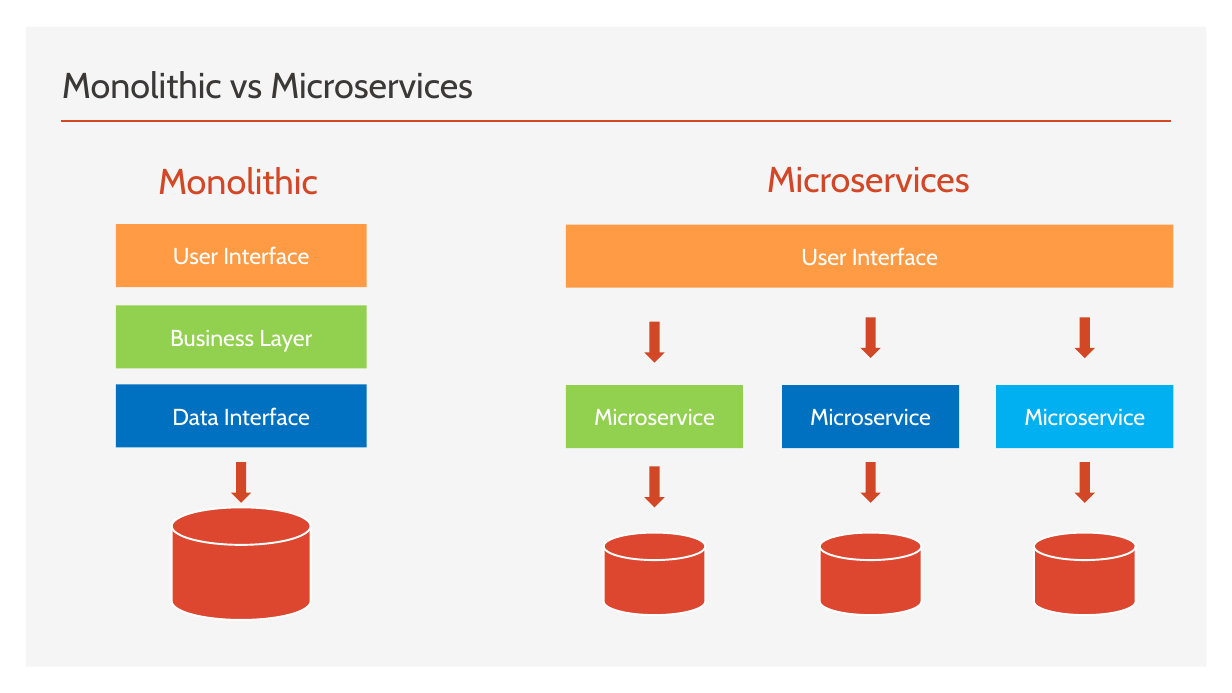
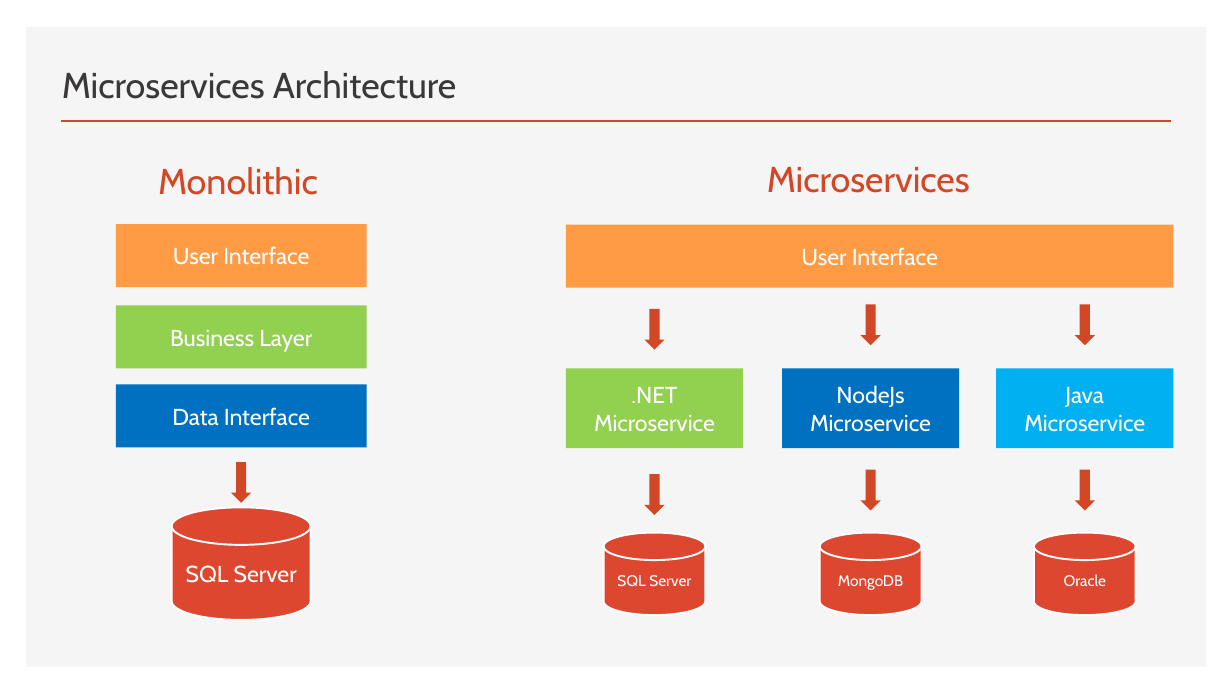
Before and after one commit to brianperera/EasyMaintain, a slide deck: slide 6 of Documents/MicroServices.pptx. Drawn at 1232x693 pixels with LibreOffice and Linux fonts; fonts in the diff are those of the drawing. Boxes give left, top, right and bottom in pixels: in the first picture for what was removed or moved away, otherwise in the second. Text is boxed around its words. In the diff, an @@ line names an element or a change of style, - is before the commit and + after.

```diff
--- a/Documents/MicroServices.pptx
+++ b/Documents/MicroServices.pptx
@@ title at box(62, 71, 457, 99): text changed @@
-Monolithic vs Microservices
+Microservices Architecture
@@ 3 down arrows: place and size @@
-3 down arrows at box(644, 317, 1095, 362)
+3 down arrows at box(644, 304, 1095, 349)
@@ rectangle ".NET": place and size @@
-rectangle ".NET" at box(566, 385, 743, 448)
+rectangle ".NET" at box(566, 369, 743, 448)
@@ text in rectangle at box(631, 387, 677, 403): paragraph added @@
+.NET
@@ rectangle "NodeJs": place and size @@
-rectangle "NodeJs" at box(782, 385, 959, 448)
+rectangle "NodeJs" at box(782, 369, 959, 448)
@@ text in rectangle at box(836, 385, 904, 407): paragraph added @@
+NodeJs
@@ rectangle "Java": place and size @@
-rectangle "Java" at box(996, 385, 1174, 448)
+rectangle "Java" at box(996, 369, 1174, 448)
@@ text in rectangle at box(1065, 387, 1104, 407): paragraph added @@
+Java
@@ down arrow: place and size @@
-down arrow at box(644, 467, 665, 507)
+down arrow at box(644, 474, 665, 515)
@@ down arrow: place and size @@
-down arrow at box(860, 462, 881, 503)
+down arrow at box(860, 470, 881, 510)
@@ down arrow: place and size @@
-down arrow at box(1075, 462, 1095, 503)
+down arrow at box(1075, 470, 1095, 510)
@@ text in cylinder at box(186, 565, 297, 583): text added @@
+SQL Server
@@ text in cylinder at box(617, 575, 691, 586): text added @@
+SQL Server
@@ text in cylinder at box(838, 575, 904, 590): text added @@
+MongoDB
@@ text in cylinder at box(1064, 574, 1106, 586): text added @@
+Oracle
```
Also in this commit, not shown: 5 other slides changed, 3 slides added, 2 slides removed.
